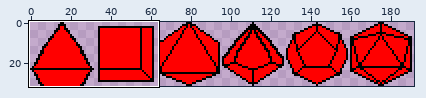
Edited in one commit: pixel-art file (Art/Dice/Dice.aseprite). Above: a wide view before the commit, with the close-up outlined.
Close-up. Before the commit:
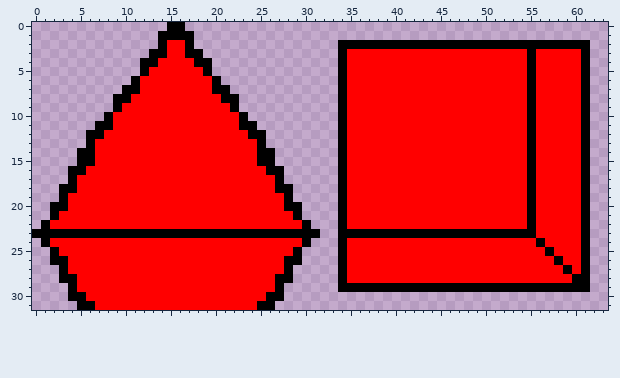
192x32 pixels, 1 frame. Shown: x 0..63, y 0..31.
Once edited:
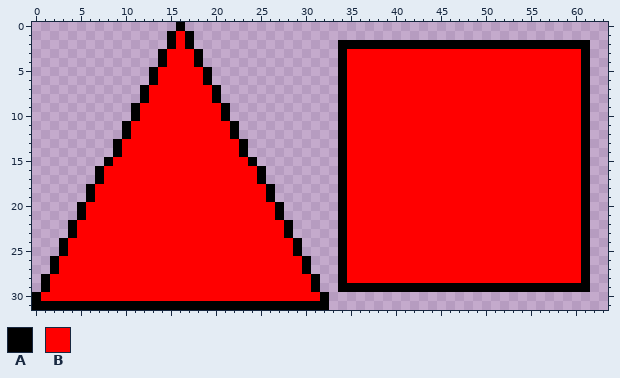
Palette (. is transparent): A #000000  B #ff0000
Diff:
Layers "D4", "D6":
y 0: x 15 A -> .
y 1: x 14 A -> .; x 16 A -> B
y 2: x 14..15 AB -> .A
y 3: x 13 A -> .; x 17 A -> B; x 55 A -> B
y 4: x 12..14 AAB -> ..A; x 19 A -> .; x 55 A -> B
y 5: x 12..13 AB -> .A; x 55 A -> B
y 6: x 11..13 ABB -> ..A; x 19..20 BA -> A.; x 55 A -> B
y 7: x 10..12 AAB -> ..A; x 21 A -> .; x 55 A -> B
y 8: x 9..12 AABB -> ...A; x 20..22 BAA -> A..; x 55 A -> B
y 9: x 9..11 ABB -> ..A; x 21..22 BA -> A.; x 55 A -> B
y 10: x 8..11 ABBB -> ...A; x 21..23 BBA -> A..; x 55 A -> B
y 11: x 7..10 AABB -> ...A; x 22..24 BAA -> A..; x 55 A -> B
y 12: x 6..10 AABBB -> ....A; x 22..25 BBAA -> A...; x 55 A -> B
y 13: x 6..9 ABBB -> ...A; x 23..25 BBA -> A..; x 55 A -> B
y 14: x 5..9 AABBB -> ....A; x 23..26 BBAA -> A...; x 55 A -> B
y 15: x 5..8 AABB -> ...A; x 24..26 BAA -> A..; x 55 A -> B
y 16: x 4..7 AABB -> ...A; x 25..27 BAA -> A..; x 55 A -> B
y 17: x 4..7 ABBB -> ...A; x 25..27 BBA -> A..; x 55 A -> B
y 18: x 3..6 AABB -> ...A; x 26..28 BAA -> A..; x 55 A -> B
y 19: x 3..6 ABBB -> ...A; x 26..28 BBA -> A..; x 55 A -> B
y 20: x 2..5 AABB -> ...A; x 27..29 BAA -> A..; x 55 A -> B
y 21: x 2..5 ABBB -> ...A; x 27..29 BBA -> A..; x 55 A -> B
y 22: x 1..4 ABBB -> ...A; x 28..30 BBA -> A..; x 55 A -> B
y 23: x 0..3 AAAA -> ....; x 5..27 AAAAAAAAAAAAAAAAAAAAAAA -> BBBBBBBBBBBBBBBBBBBBBBB; x 29..31 AAA -> ...; x 35..55 AAAAAAAAAAAAAAAAAAAAA -> BBBBBBBBBBBBBBBBBBBBB
y 24: x 1..3 ABB -> ..A; x 29..30 BA -> A.; x 56 A -> B
y 25: x 2..3 AB -> .A; x 57 A -> B
y 26: x 3 A -> B; x 28..30 AA. -> BBA; x 58 A -> B
y 27: x 2..3 .A -> AB; x 28..30 A.. -> BBA; x 59 A -> B
y 28: x 1..4 ..AA -> ABBB; x 27..31 AA... -> BBBBA; x 60 A -> B
y 29: x 1..4 ...A -> ABBB; x 27..31 A.... -> BBBBA
y 30: x 0..5 ....AA -> ABBBBB; x 26..32 AA..... -> BBBBBBA
y 31: x 0..4 ..... -> AAAAA; x 7..24 BBBBBBBBBBBBBBBBBB -> AAAAAAAAAAAAAAAAAA; x 27..32 ...... -> AAAAAA
Boxes around the changes in both close-ups, in picture pixels (x1, y1, x2, y2):
changed: (32, 22, 581, 310)
